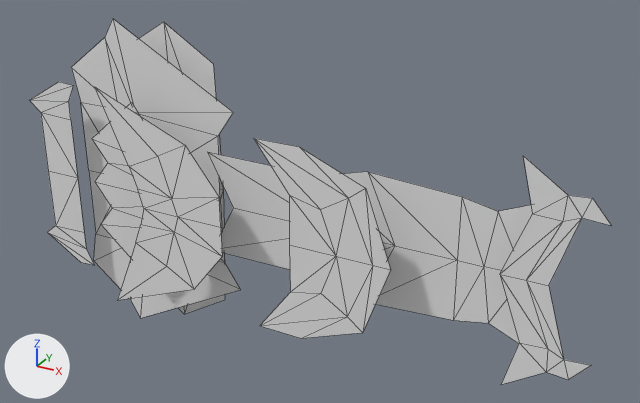
Renders of the glTF model assets/weapon_blueprints/Cannon.glb from each side of a commit.
The view is the same before and after, from a camera (50 mm lens) standing at (53.6, -90.2, 34.1) and looking at (17.9, -25.1, 1.6). The lights are fixed; the arrows at lower left show +X, +Y and +Z. Mesh edges are drawn as thin lines. Where no turn or scale is listed for an object, it has been applied to the vertices.

The scene before the commit, as lines of its bpy script (objects in view):
```python
ob_assasin_ship_pplane18 = bpy.data.objects.new('assasin_ship:pPlane18', me_mesh_031)
ob_assasin_ship_pplane18.location = (37.61, -27.67, 0.0)
ob_assasin_ship_pplane19 = bpy.data.objects.new('assasin_ship:pPlane19', me_mesh_027)
ob_assasin_ship_pplane19.location = (31.96, -27.07, 0.0)
ob_assasin_ship_pplane20 = bpy.data.objects.new('assasin_ship:pPlane20', me_mesh_029)
ob_assasin_ship_pplane20.location = (22.72, -31.26, 0.0)
ob_assasin_ship_pplane21 = bpy.data.objects.new('assasin_ship:pPlane21', me_mesh_025)
ob_assasin_ship_pplane21.location = (2.52, -28.52, 0.0)
ob_assasin_ship_pplane22 = bpy.data.objects.new('assasin_ship:pPlane22', me_mesh_028)
ob_assasin_ship_pplane22.location = (6.27, -31.26, 0.0)
ob_assasin_ship_pplane23 = bpy.data.objects.new('assasin_ship:pPlane23', me_mesh_026)
ob_assasin_ship_pplane23.location = (-10.0, -28.47, 0.0)
ob_assasin_ship_pplane24 = bpy.data.objects.new('assasin_ship:pPlane24', me_mesh_032)
ob_assasin_ship_pplane24.location = (-5.47, -26.34, 0.0)
ob_assasin_ship_pplane25 = bpy.data.objects.new('assasin_ship:pPlane25', me_mesh_030)
ob_assasin_ship_pplane25.location = (0.76, -23.86, 0.0)
```
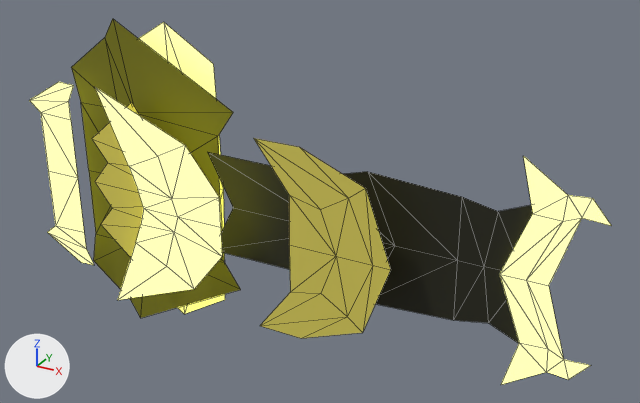
Location of each change, (x1, y1, x2, y2) in pixels of the pictures (640 x 403 px):
'assasin_ship:pPlane19', recoloured
    both: (208, 152, 533, 343)
'assasin_ship:pPlane20', recoloured (grey to yellow)
    both: (254, 138, 391, 338)
'assasin_ship:pPlane24', recoloured (grey to yellow)
    both: (71, 19, 241, 318)
'assasin_ship:pPlane22', recoloured
    both: (95, 87, 222, 300)
'assasin_ship:pPlane18', recoloured
    both: (500, 157, 611, 385)
'assasin_ship:pPlane23', recoloured
    both: (30, 82, 94, 265)
'assasin_ship:pPlane21', recoloured (grey to yellow)
    both: (92, 102, 143, 257)
'assasin_ship:pPlane25', recoloured
    both: (138, 22, 225, 314)

The change, as a diff of the scene's bpy script:
```diff
--- a/assets/weapon_blueprints/Cannon.glb.py
+++ b/assets/weapon_blueprints/Cannon.glb.py
@@ mat_cannonyellow1 @@
+mat_cannonyellow1 = principled_material('CannonYellow1')
+mat_cannonyellow1.base_color = (0.767, 0.767, 0.767)  # light grey #e3e3e3
+mat_cannonyellow1.roughness = 0.0
+mat_cannonyellow1.emission_color = (1.0, 1.0, 0.0606)  # yellow #ffff46
+mat_cannonyellow1.emission_strength = 1.156
@@ mat_cannonyellow3 @@
+mat_cannonyellow3 = principled_material('CannonYellow3')
+mat_cannonyellow3.base_color = (0.0667, 0.0647, 0.00379)  # dark yellow #49480c
+mat_cannonyellow3.roughness = 0.553
+mat_cannonyellow3.emission_color = (0.0692, 0.0668, 0.0)  # dark yellow #4a4900
+mat_cannonyellow3.emission_strength = 1.0
@@ mat_cannonyellow2 @@
+mat_cannonyellow2 = principled_material('CannonYellow2')
+mat_cannonyellow2.base_color = (0.719, 0.628, 0.105)  # yellow #dcd05b
+mat_cannonyellow2.roughness = 0.553
@@ mat_cannongray2 @@
+mat_cannongray2 = principled_material('CannonGray2')
+mat_cannongray2.base_color = (0.0165, 0.0165, 0.00654)  # black #232313
+mat_cannongray2.roughness = 0.553
@@ me_mesh_031 @@
 me_mesh_031.from_pydata(...)  # 17 vertices, 18 faces; spans x -1.8..6.2, y 0.0, z -10.4..10.4
+me_mesh_031.materials.append(mat_cannonyellow1)  # light grey #e3e3e3
@@ me_mesh_027 @@
 me_mesh_027.from_pydata(...)  # 18 vertices, 20 faces; spans x -25.0..6.6, y 0.0, z -6.7..6.7
+me_mesh_027.materials.append(mat_cannongray2)  # black #232313
@@ me_mesh_029 @@
 me_mesh_029.from_pydata(...)  # 16 vertices, 20 faces; spans x -7.8..5.1, y 0.0, z -9.1..9.1
+me_mesh_029.materials.append(mat_cannonyellow2)  # yellow #dcd05b
@@ me_mesh_025 @@
 me_mesh_025.from_pydata(...)  # 10 vertices, 8 faces; spans x -8.7..3.2, y 0.0, z -9.2..9.2
+me_mesh_025.materials.append(mat_cannonyellow2)  # yellow #dcd05b
@@ me_mesh_028 @@
 me_mesh_028.from_pydata(...)  # 17 vertices, 20 faces; spans x -8.5..4.8, y 0.0, z -11.2..11.2
+me_mesh_028.materials.append(mat_cannonyellow1)  # light grey #e3e3e3
@@ me_mesh_026 @@
 me_mesh_026.from_pydata(...)  # 14 vertices, 12 faces; spans x -3.9..2.4, y 0.0, z -9.9..9.9
+me_mesh_026.materials.append(mat_cannonyellow1)  # light grey #e3e3e3
@@ me_mesh_032 @@
 me_mesh_032.from_pydata(...)  # 20 vertices, 24 faces; spans x -4.3..15.0, y 0.0, z -16.3..16.3
+me_mesh_032.materials.append(mat_cannonyellow3)  # dark yellow #49480c
@@ me_mesh_030 @@
 me_mesh_030.from_pydata(...)  # 9 vertices, 8 faces; spans x -6.0..5.5, y 0.0, z -16.0..16.0
+me_mesh_030.materials.append(mat_cannonyellow1)  # light grey #e3e3e3
```
